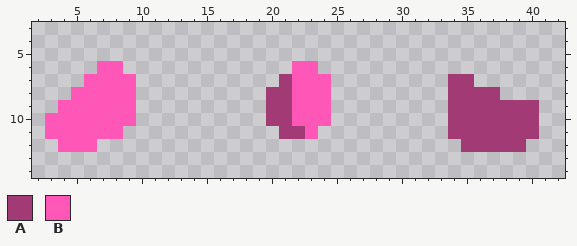
Pixel-art sprite, stored at Assets/Sprites/zest.png. The picture above is the old version.
The file is 45x15 pixels. Shown: x 2..42, y 3..14.
Palette (. is transparent): A #a13a75  B #ff57b8
Pixels before, first column x 3:
 6 ....BB.............BB.................
 7 ...BBBB...........ABBB.........AA.....
 8 ..BBBBB..........AABBB.........AAAA...
 9 .BBBBBB..........AABBB.........AAAAAAA
10 BBBBBBB..........AABBB.........AAAAAAA
11 BBBBBB............AAB..........AAAAAAA
12 .BBB............................AAAAA.
Now the later version:
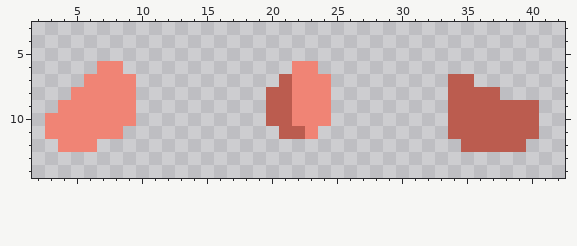
The edit:
colour A: #a13a75 -> #bb5c4f
colour B: #ff57b8 -> #f08475
Pixel boxes of the changes (left, top, right, bottom) in both pictures:
changed: (45, 61, 136, 152)
changed: (266, 61, 331, 139)
changed: (448, 74, 539, 152)
